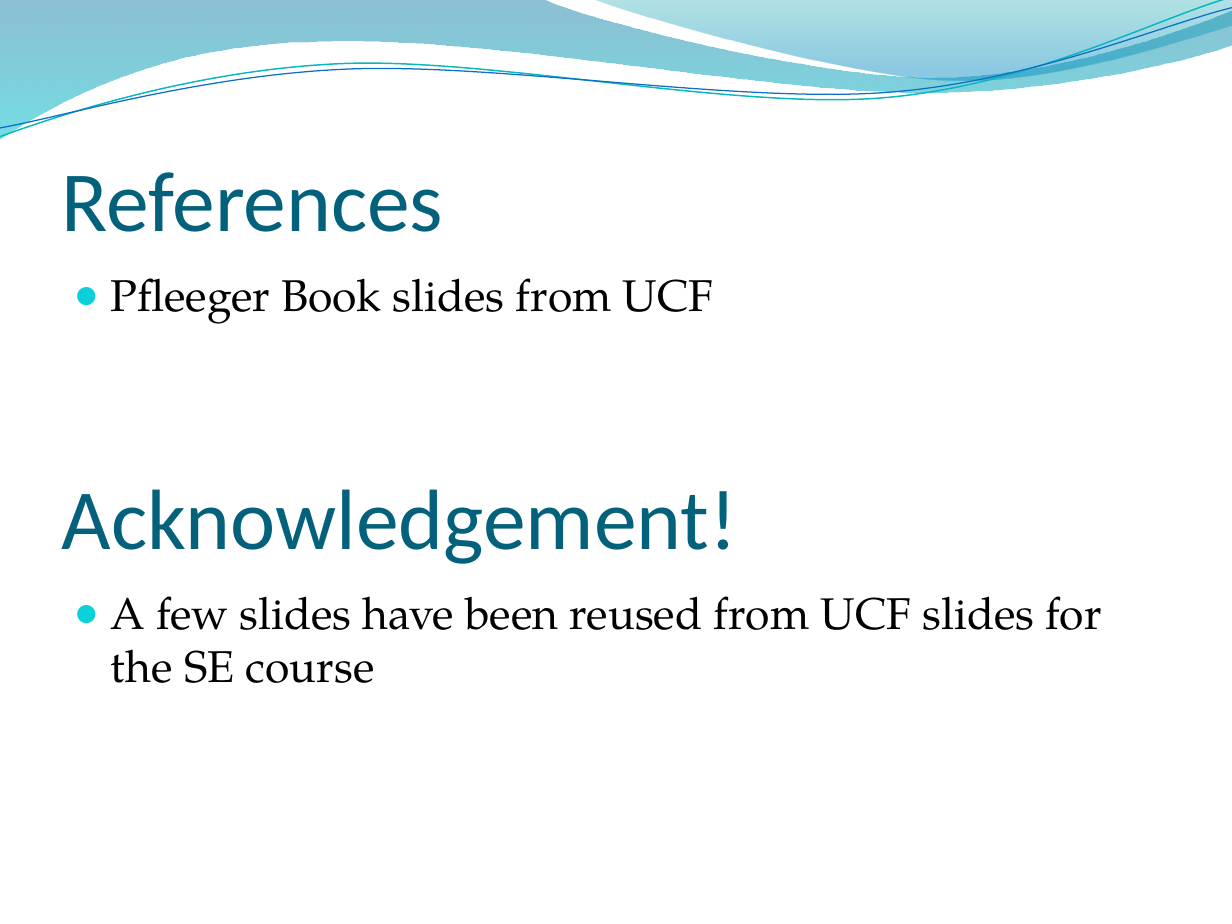
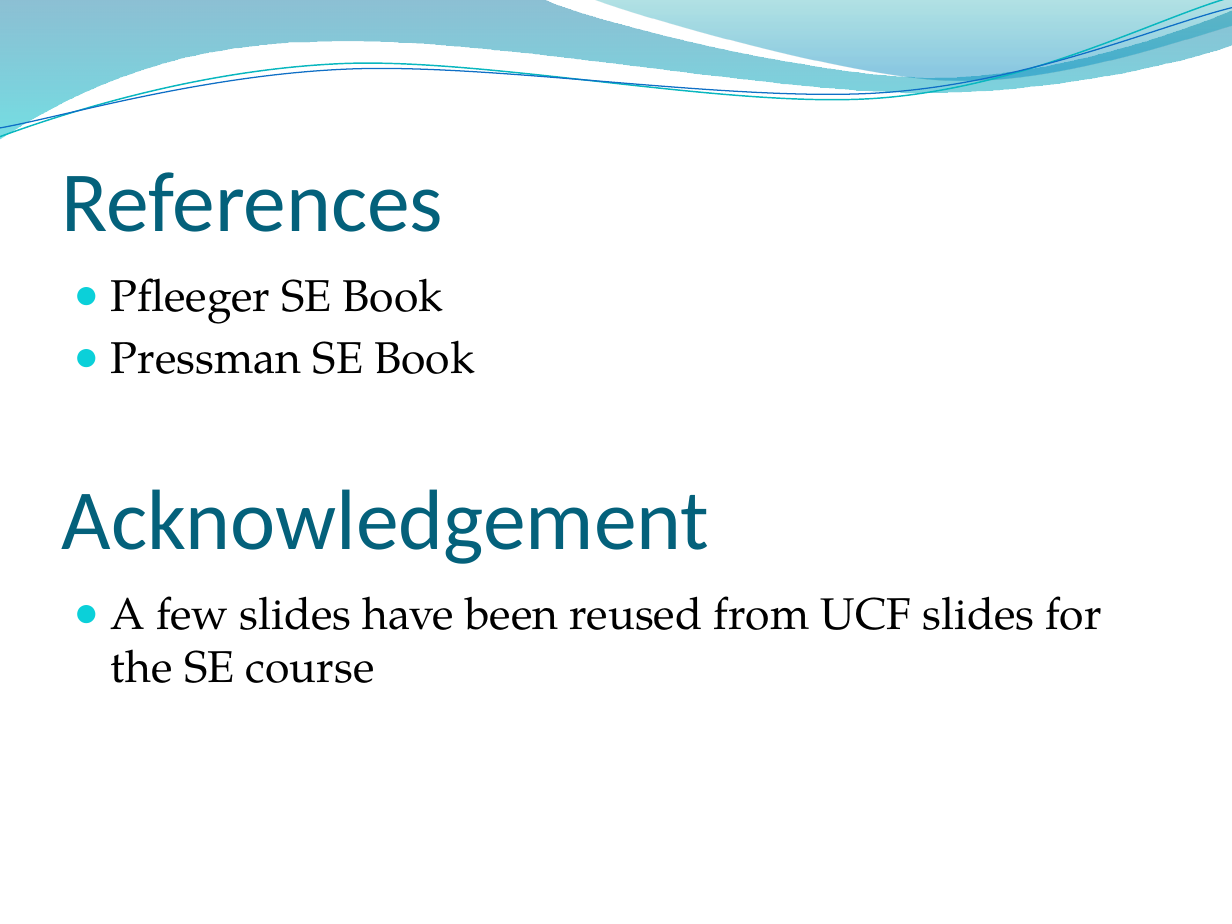
Before and after one commit to abdulsaboor938/Semester-4, a slide deck: slide 22 of Software Engineering/Slides/Lecture 13.pptx (slide 19 before the commit). Drawn at 1232x924 pixels with LibreOffice and Linux fonts; fonts in the diff are those of the drawing; background and template pictures are left out. Boxes give left, top, right and bottom in pixels: in the first picture for what was removed or moved away, otherwise in the second. Text is boxed around its words. In the diff, an @@ line names an element or a change of style, - is before the commit and + after.

```diff
--- a/Software Engineering/Slides/Lecture 13.pptx
+++ b/Software Engineering/Slides/Lecture 13.pptx
@@ text at (111, 278, 475, 374): text changed @@
-● Pfleeger Book slides from UCF
+● Pfleeger SE Book
+● Pressman SE Book
@@ text at (62, 489, 710, 564): text changed @@
-Acknowledgement!
+Acknowledgement
```
Also in this commit, not shown: 21 slides added, 18 slides removed, 11 other files.
